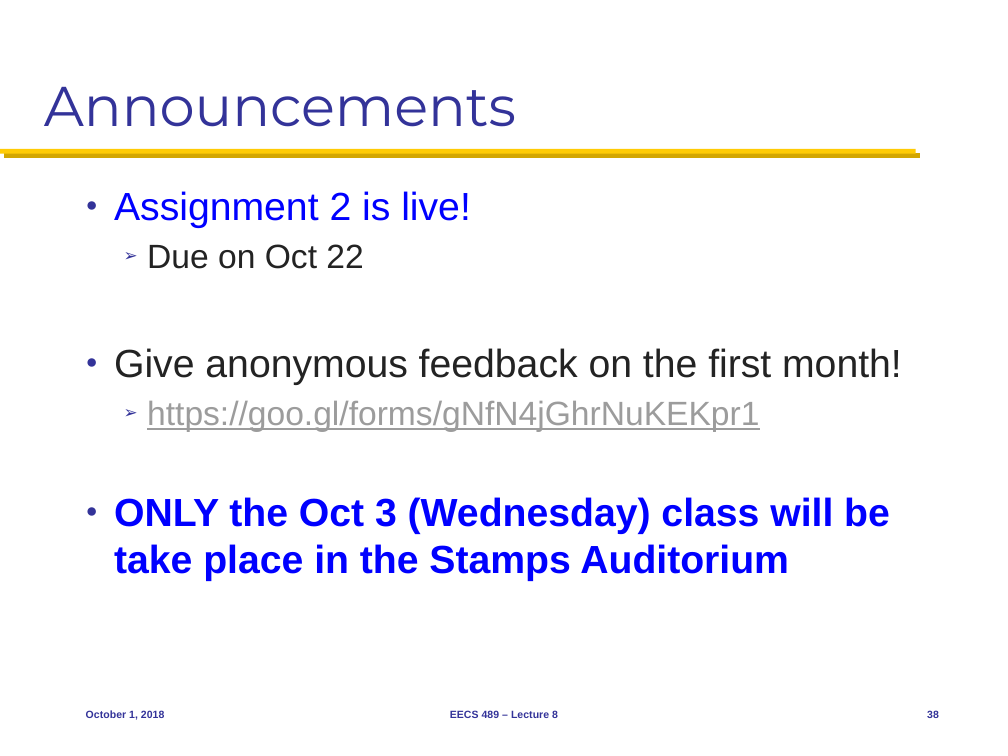
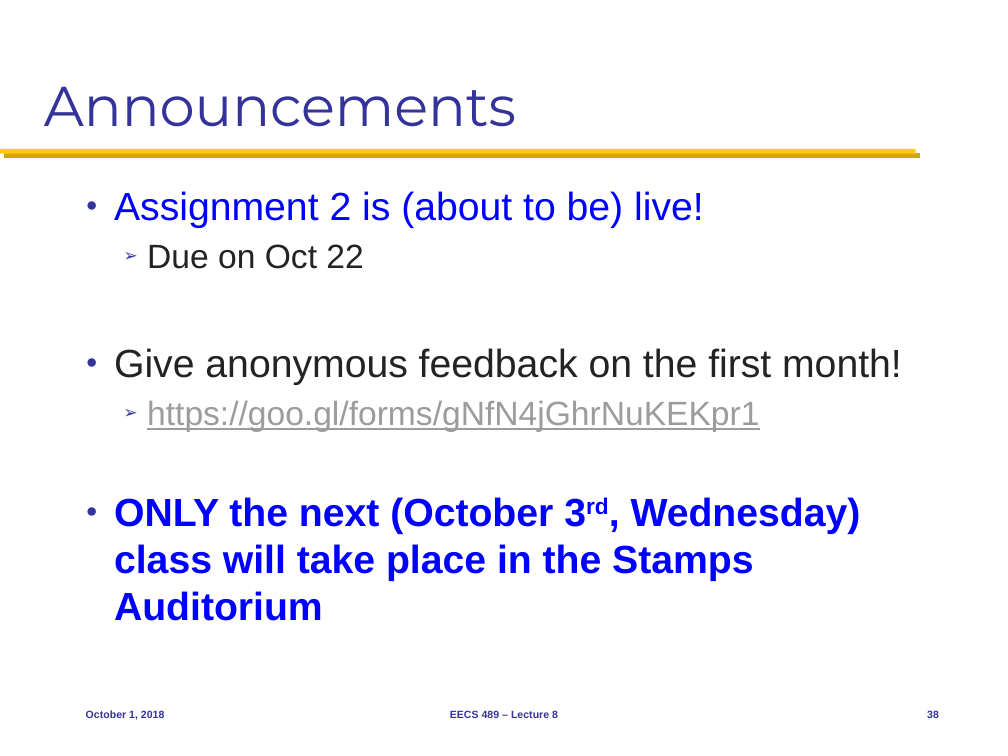
Before and after one commit to mosharaf/eecs489, a slide deck: slide 38 of Slides/100118.pptx. Drawn at 1008x756 pixels with LibreOffice and Linux fonts; fonts in the diff are those of the drawing. Boxes give left, top, right and bottom in pixels: in the first picture for what was removed or moved away, otherwise in the second. Text is boxed around its words. In the diff, an @@ line names an element or a change of style, - is before the commit and + after.

Commit message:
Tweaks to Oct 1

```diff
--- a/Slides/100118.pptx
+++ b/Slides/100118.pptx
@@ text at <box>114,191,704,228</box>: text changed @@
-● Assignment 2 is live!
+● Assignment 2 is (about to be) live!
@@ text at <box>114,497,861,621</box>: text changed @@
-● ONLY the Oct 3 (Wednesday) class will be take place in the Stamps Auditorium
+● ONLY the next (October 3rd, Wednesday) class will take place in the Stamps Auditorium
```
